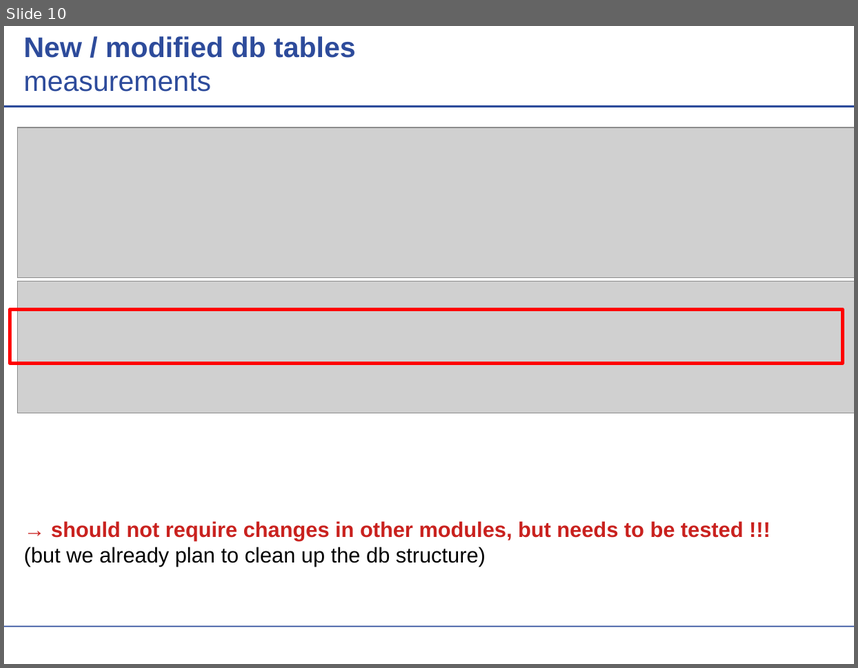
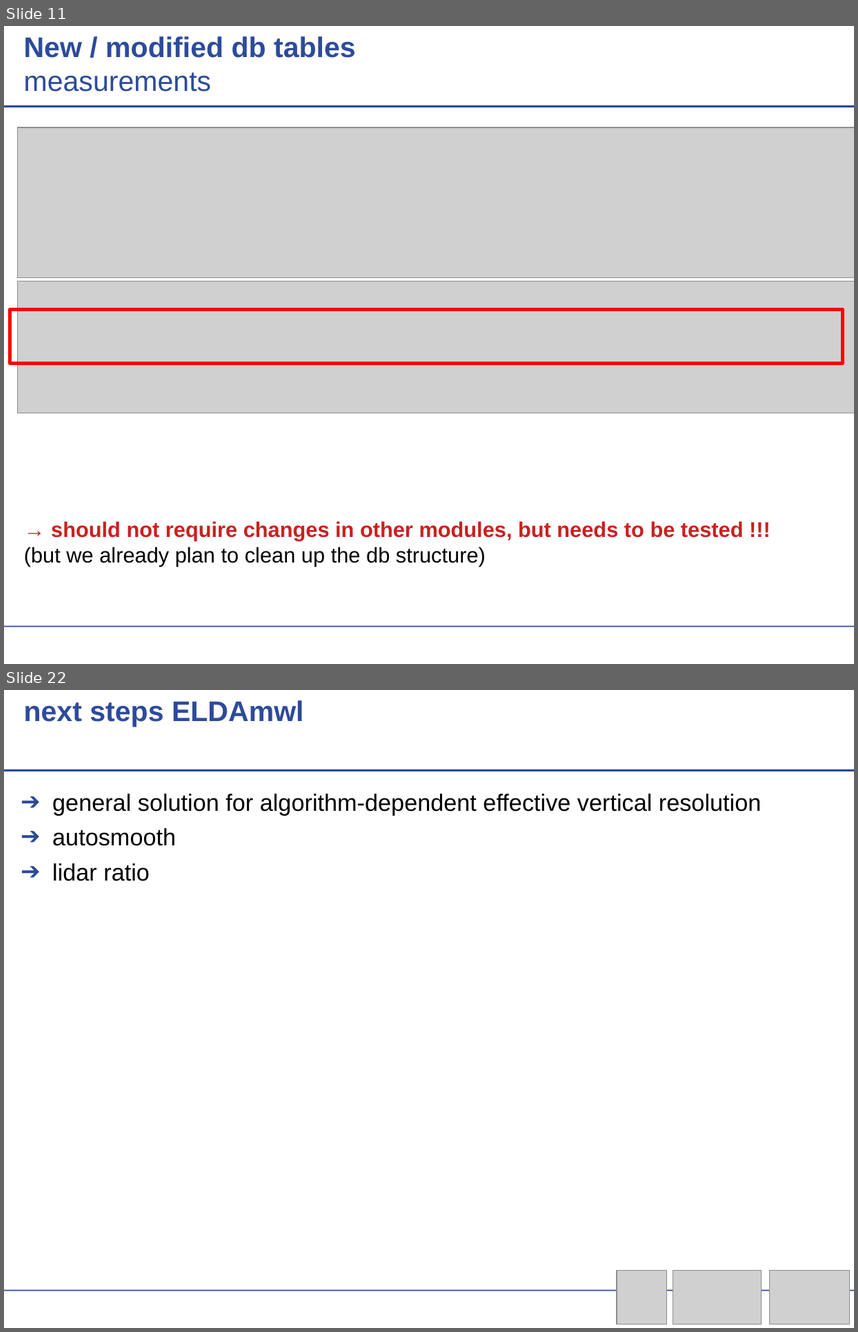
Before and after one commit to actris-scc/ELDAmwl, a slide deck: ELDAmwl.odp. Shown one above the other, each under a label of ours: slide 10 before the commit, slides 11 and 22 after it; the slides between them are not shown. The pictures are 858x668 and 858x1332 pixels, drawn with LibreOffice and Linux fonts; fonts in the diff are those of the drawing; grey boxes stand for pictures; background and template pictures are left out. Boxes give left, top, right and bottom in pixels: in the first picture for what was removed or moved away, otherwise in the second. Text is boxed around its words. In the diff, an @@ line names an element or a change of style, - is before the commit and + after.

Commit message:
new version of ELDAmwl status presentaion

```diff
--- a/ELDAmwl.odp
+++ b/ELDAmwl.odp
@@ slide 22 added at <box>4,690,854,1328</box>, background #FFFFFF; not listed: 2 template elements that a slide beside it also shows @@
@@ text added at <box>24,700,304,727</box>, 24 pt, text #2D4B9B, bold @@
+next steps ELDAmwl
@@ text added at <box>52,793,761,881</box>, 20 pt, text #000000 @@
+➔ general solution for algorithm-dependent effective vertical resolution
+➔ autosmooth
+➔ lidar ratio
@@ picture added at <box>617,1270,667,1323</box> @@
@@ picture added at <box>673,1270,762,1323</box> @@
@@ picture added at <box>770,1270,850,1323</box> @@
@@ what was slide 10 is now slide 11 @@
```
Also in this commit, not shown: 18 slides changed, 2 other slides added, 1 slide removed, 1 other file.
